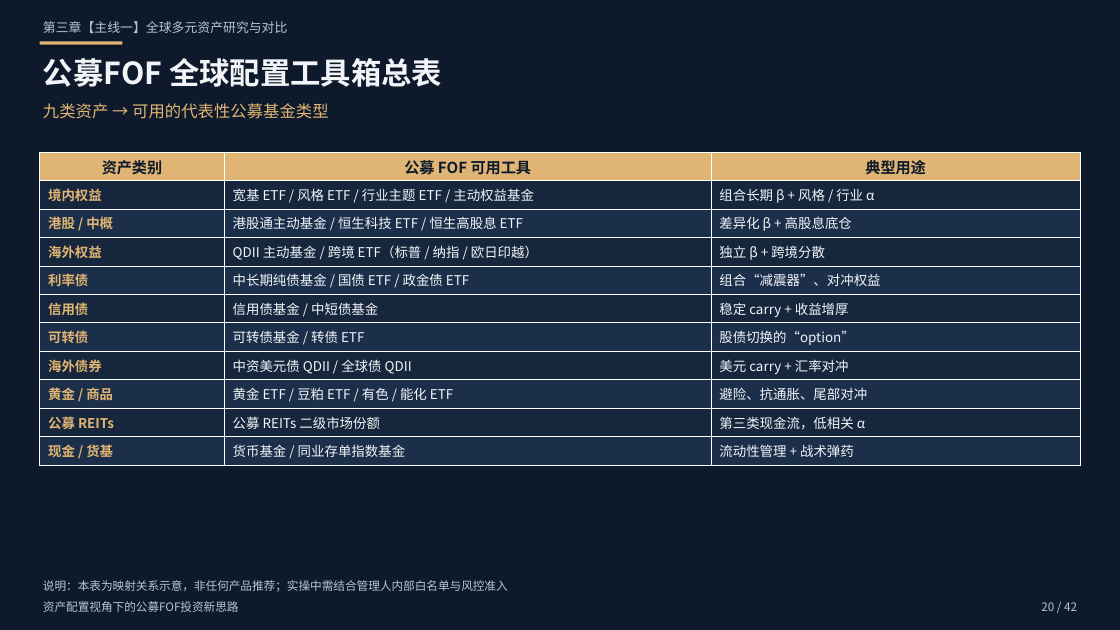
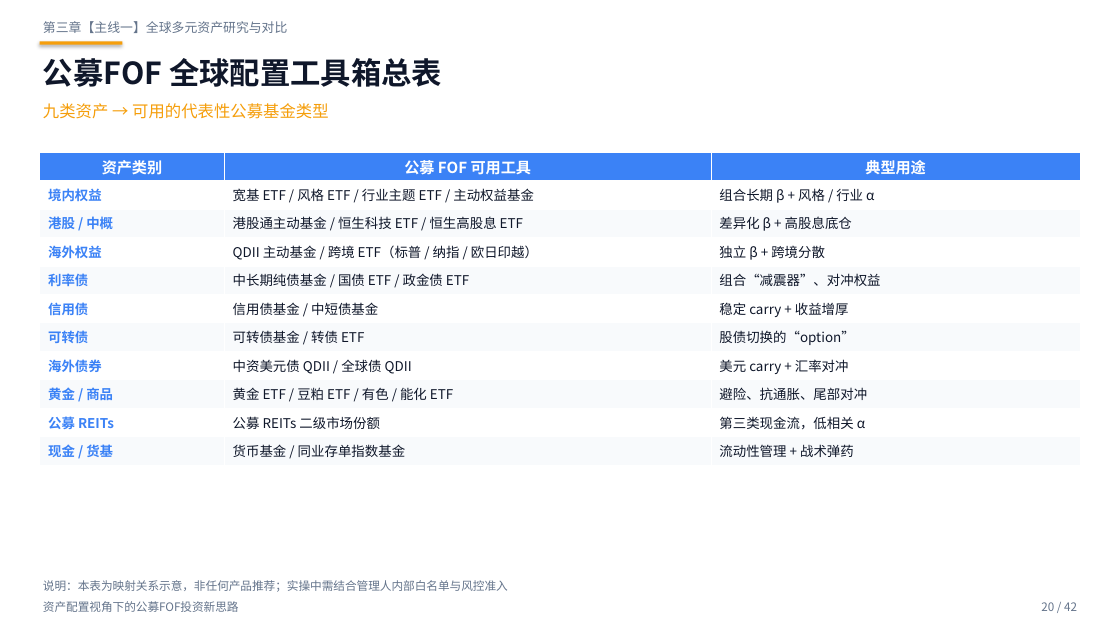
Before and after one commit to xuchendu-web/GGSDDU, a slide deck: slide 20 of output/FOF资产配置新思路.pptx. Drawn at 1120x630 pixels with LibreOffice and Linux fonts; fonts in the diff are those of the drawing. Boxes give left, top, right and bottom in pixels: in the first picture for what was removed or moved away, otherwise in the second. Text is boxed around its words. In the diff, an @@ line names an element or a change of style, - is before the commit and + after.

```diff
--- a/output/FOF资产配置新思路.pptx
+++ b/output/FOF资产配置新思路.pptx
@@ rectangle at box(0, 0, 1120, 630): fill #0E1A2B to #FFFFFF @@
@@ text "公募FOF 全球配置工具箱总表" at box(43, 58, 442, 87): text colour #F2F4F7 to #0F172A @@
@@ rectangle at box(39, 41, 122, 45): fill #E0B574 to #F59E0B @@
@@ text "九类资产 → 可用的代表性公募基金类型" at box(43, 103, 328, 119): text colour #E0B574 to #F59E0B @@
@@ table at box(39, 152, 1081, 465) @@
@@ fill #E0B574 to #3B82F6 in row 1 @@
@@ fill #16273D to #FFFFFF in 15 cells @@
@@ fill #1B2F4A to #F8FAFC in 15 cells @@
@@ text colour #0E1A2B to #FFFFFF in "资产类别", "公募 FOF 可用工具", "典型用途" @@
@@ text colour #E0B574 to #3B82F6 in "境内权益", "港股 / 中概", "海外权益", "利率债" and 6 more places @@
@@ text colour #F2F4F7 to #0F172A in "宽基 ETF / 风格 ETF / 行业主题 ...", "组合长期 β + 风格 / 行业 α", "港股通主动基金 / 恒生科技 ETF / 恒生高股息 ETF", "差异化 β + 高股息底仓" and 16 more places @@
@@ text colour #B6C4D6 to #64748B in 4 elements at box(43, 21, 287, 33), box(43, 601, 239, 612), box(1041, 602, 1077, 611), box(43, 580, 508, 592) @@
```
Also in this commit, not shown: 41 other slides changed, 30 other files.
